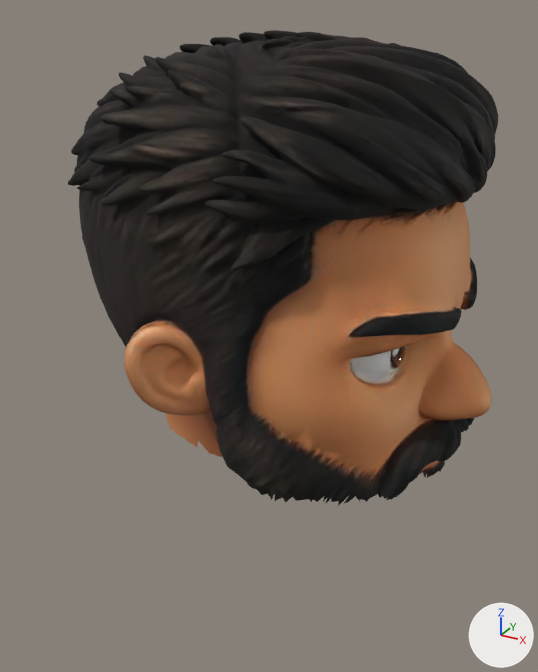
Before and after pictures for a commit that changed the glTF model public/models/head.glb.
Camera for both pictures: a camera (50 mm lens) standing at (0.414, -0.787, 0.512) and looking at (-0.005, -0.026, 0.131). Lighting does not change. The marker at lower right points along +X, +Y and +Z. The older version comes first. Vertices at exactly the same position are counted once.

The first picture shows 'tripo_node_b583f564-f3a8-453a-9666-83605634720b'.
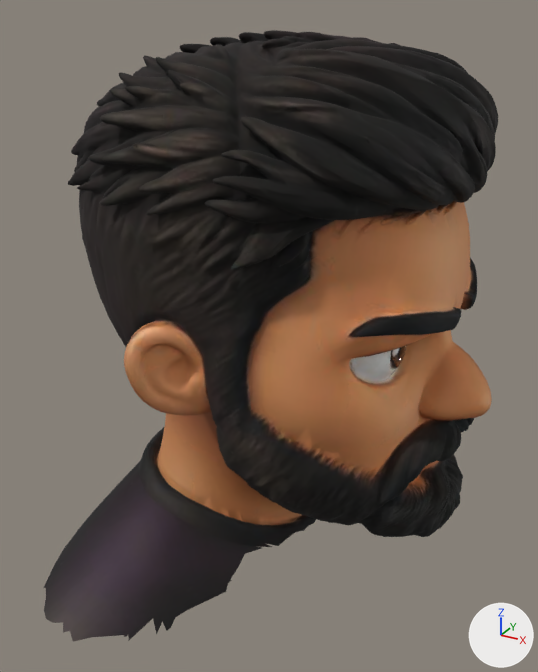
Boxes (x1, y1, x2, y2) around the edits, measured in the pictures (538 x 672 px):
'tripo_node_b583f564-f3a8-453a-9666-83605634720b', reshaped (28% taller)
    before: (68, 30, 498, 506)
    after: (44, 30, 498, 641)
part 1 of me_mesh_0, added
    after: (44, 419, 463, 641)

The edits, one by one:
me_mesh_0 is used by ob_tripo_node_b583f564_f3a8_453a_9666_83605634720b; location (0.0, 0.0, 0.0).
me_mesh_0 had 19947 vertices, 39649 faces and spanned x -0.255..0.273, y -0.224..0.236, z -0.015..0.489.
me_mesh_0 now has 23941 vertices, 47744 faces and spans x -0.255..0.273, y -0.331..0.325, z -0.163..0.489.
me_mesh_0 part 1: 3994 vertices added at x -0.241..0.248, y -0.331..0.325, z -0.163..0.0.
